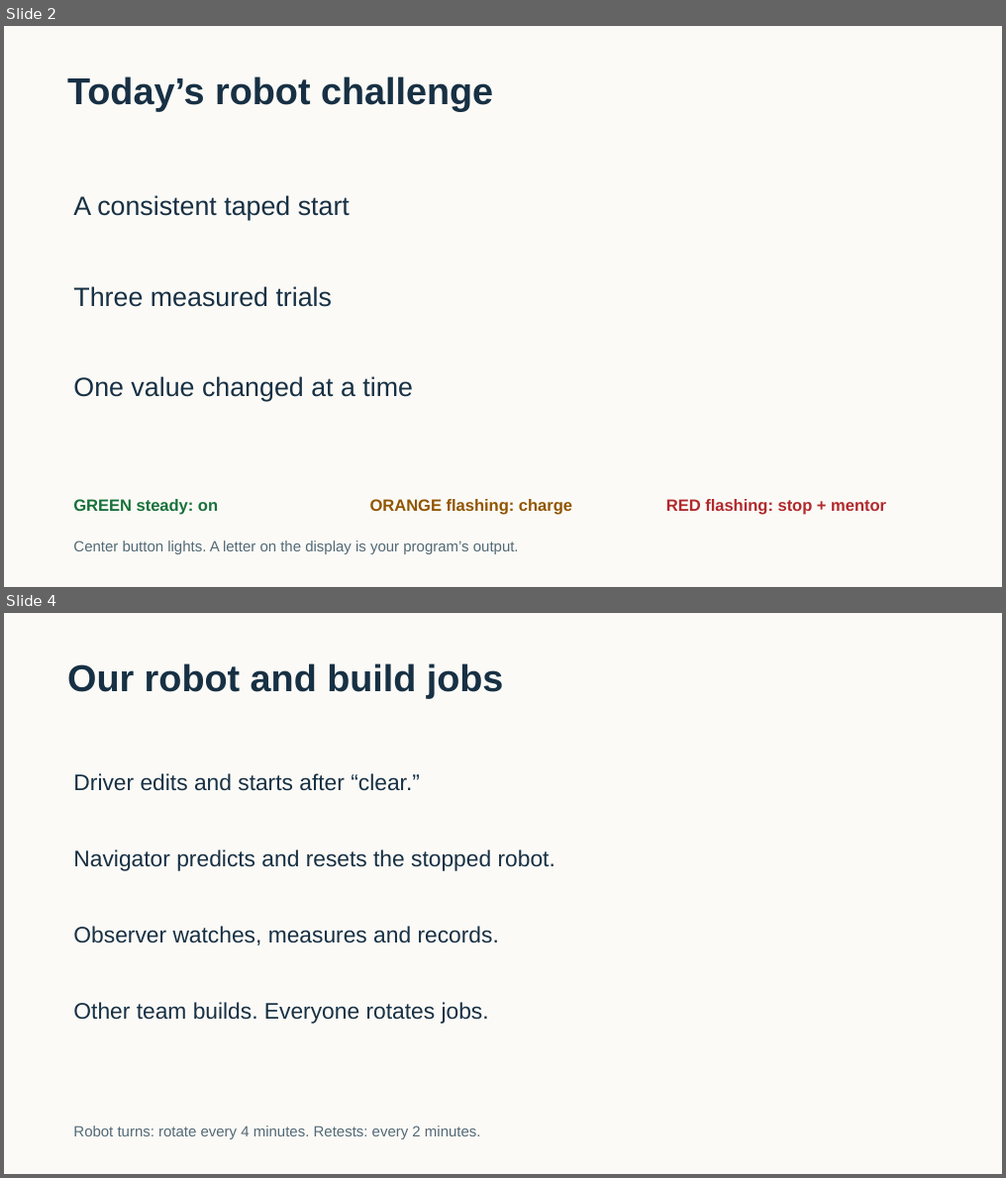
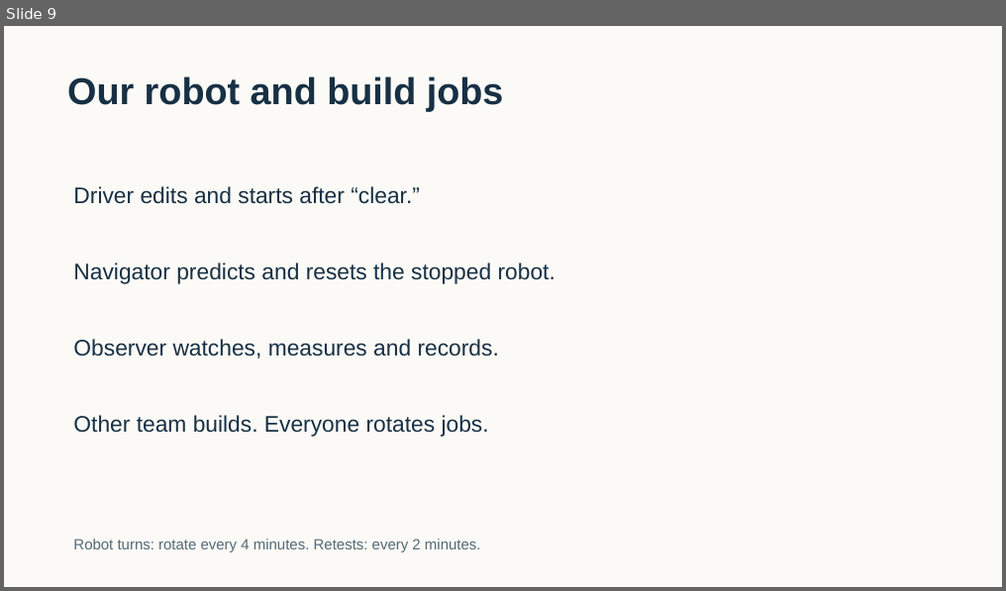
Before and after one commit to FRC999/YMCA-SPIKE-education, a slide deck: 03_Presentations/W02_delivery.pptx. Shown one above the other, each under a label of ours: slides 2 and 4 before the commit, slide 9 after it; the slides between them are not shown. The pictures are 1006x1178 and 1006x591 pixels, drawn with LibreOffice and Linux fonts; fonts in the diff are those of the drawing. Boxes give left, top, right and bottom in pixels: in the first picture for what was removed or moved away, otherwise in the second. Text is boxed around its words. In the diff, an @@ line names an element or a change of style, - is before the commit and + after.

```diff
--- a/03_Presentations/W02_delivery.pptx
+++ b/03_Presentations/W02_delivery.pptx
@@ slide 2 removed at (4,26,1002,587), background #FBFAF6 @@
@@ text removed at (67,76,493,111) @@
-Today’s robot challenge
@@ text removed at (73,195,350,221) @@
-A consistent taped start
@@ text removed at (73,286,333,307) @@
-Three measured trials
@@ text removed at (73,376,413,401) @@
-One value changed at a time
@@ text removed at (73,499,218,515) @@
-GREEN steady: on
@@ text removed at (370,499,572,515) @@
-ORANGE flashing: charge
@@ text removed at (666,499,886,515) @@
-RED flashing: stop + mentor
@@ text removed at (73,541,519,555) @@
-Center button lights. A letter on the display is your program’s output.
@@ what was slide 4 is now slide 9 @@
```
Also in this commit, not shown: 4 slides changed, 6 slides added, 31 other files.
